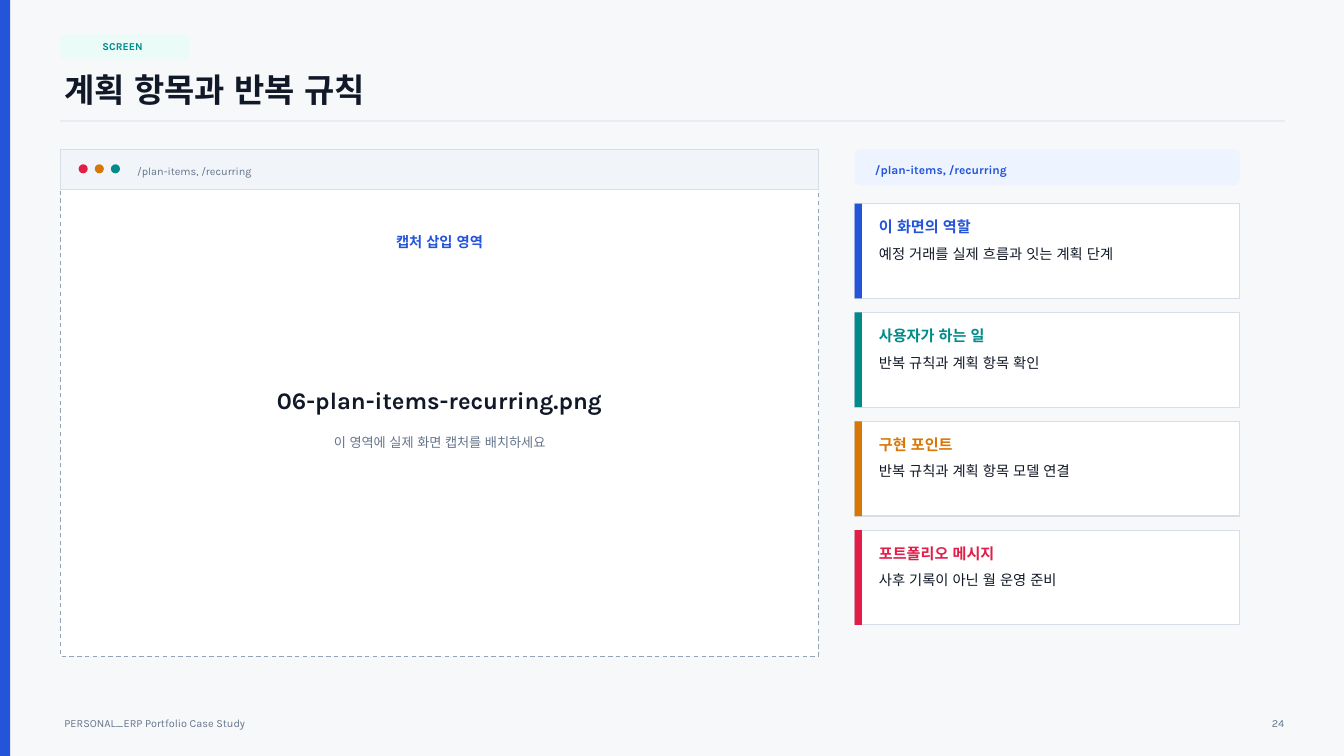
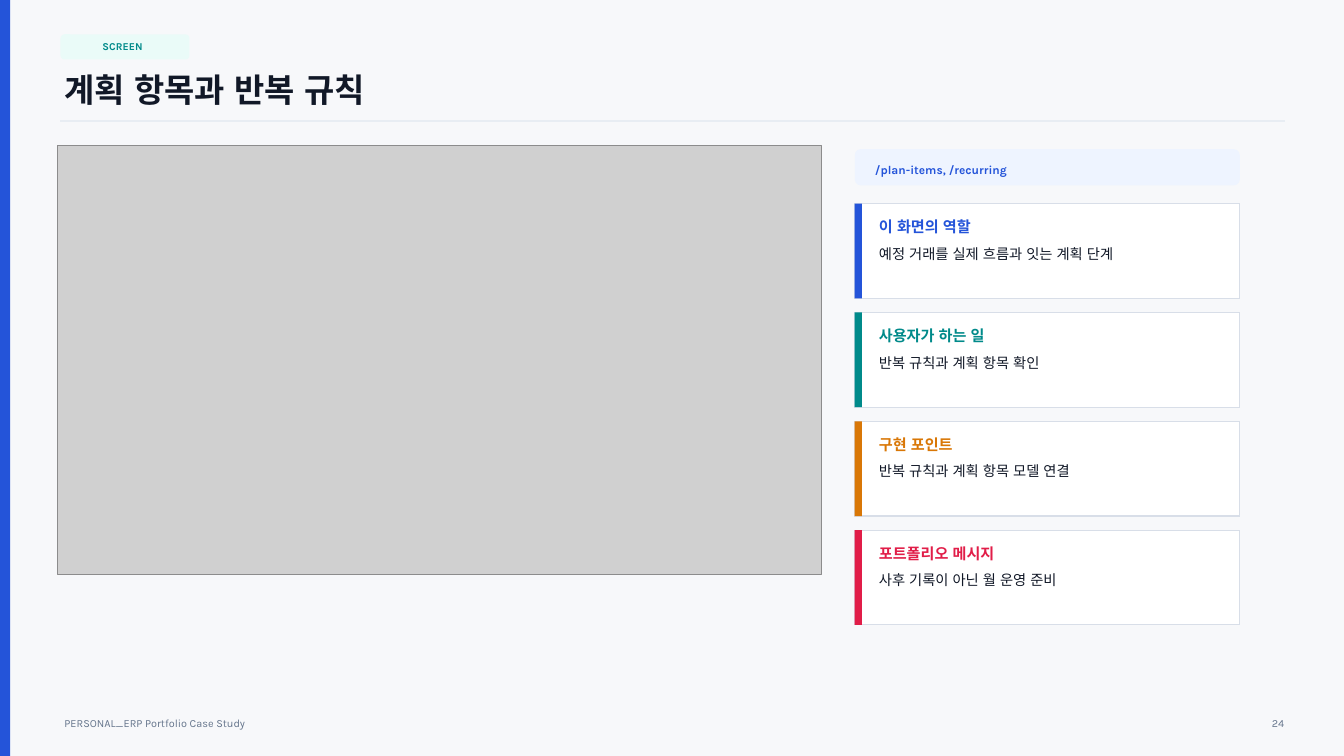
Before and after one commit to cheon0965/PERSONAL_ERP, a slide deck: slide 24 of docs/portfolio-ppt/PERSONAL_ERP_Portfolio_Case_Study.pptx. Drawn at 1344x756 pixels with LibreOffice and Linux fonts; fonts in the diff are those of the drawing; grey boxes stand for pictures. Boxes give left, top, right and bottom in pixels: in the first picture for what was removed or moved away, otherwise in the second. Text is boxed around its words. In the diff, an @@ line names an element or a change of style, - is before the commit and + after.

Commit message:
docs: update portfolio ppt screenshots

```diff
--- a/docs/portfolio-ppt/PERSONAL_ERP_Portfolio_Case_Study.pptx
+++ b/docs/portfolio-ppt/PERSONAL_ERP_Portfolio_Case_Study.pptx
@@ picture added at [57,145,822,575] @@
@@ rectangle removed at [60,149,819,656] @@
@@ rectangle removed at [60,149,819,190] @@
@@ ellipse removed at [79,164,88,173] @@
@@ ellipse removed at [95,164,104,173] @@
@@ ellipse removed at [111,164,120,173] @@
@@ text removed at [137,167,251,178] @@
-/plan-items, /recurring
@@ text removed at [396,235,483,249] @@
-캡처 삽입 영역
@@ text removed at [277,392,602,415] @@
-06-plan-items-recurring.png
@@ text removed at [334,436,545,448] @@
-이 영역에 실제 화면 캡처를 배치하세요
```
Also in this commit, not shown: 11 other slides changed.
